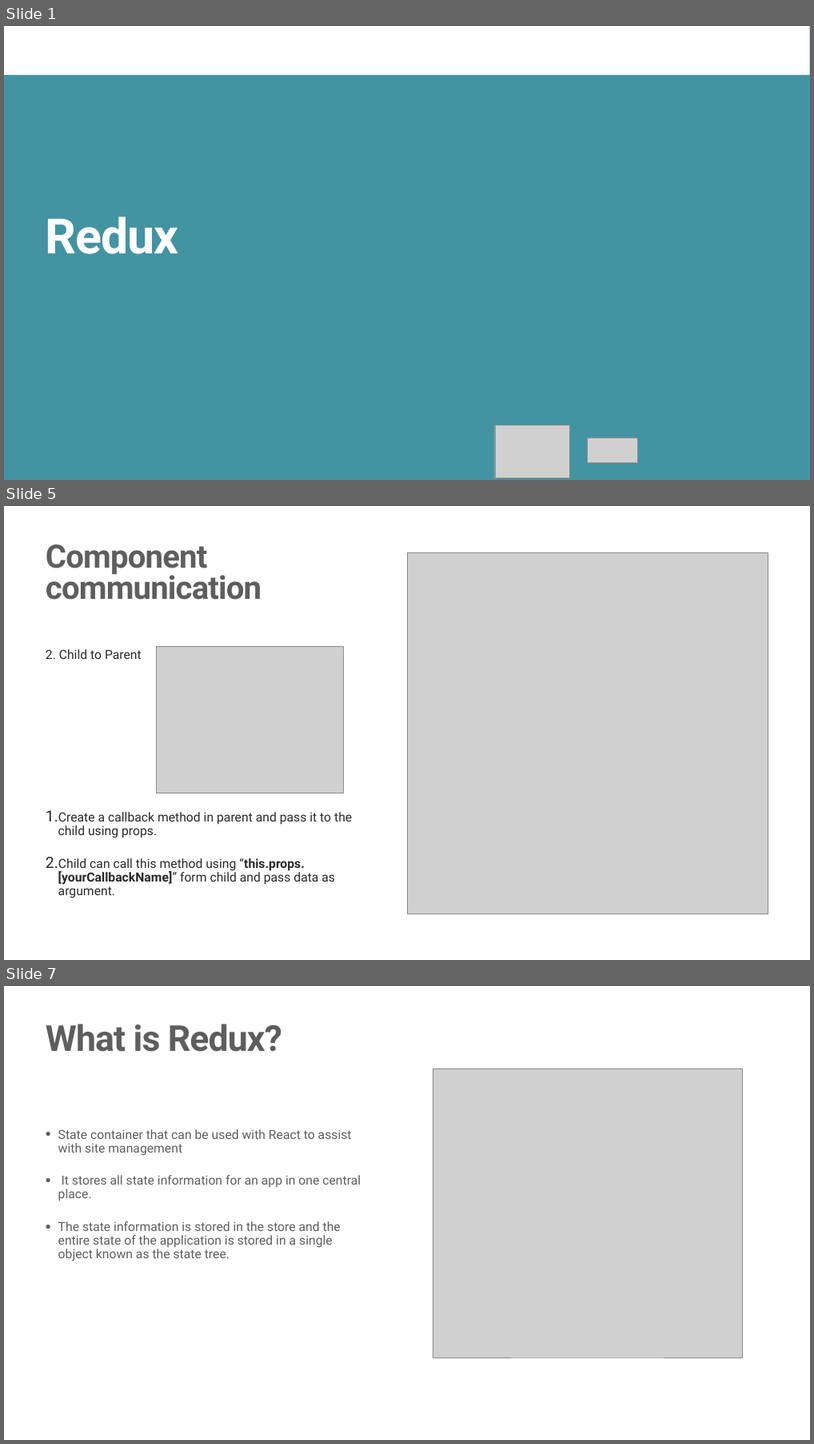
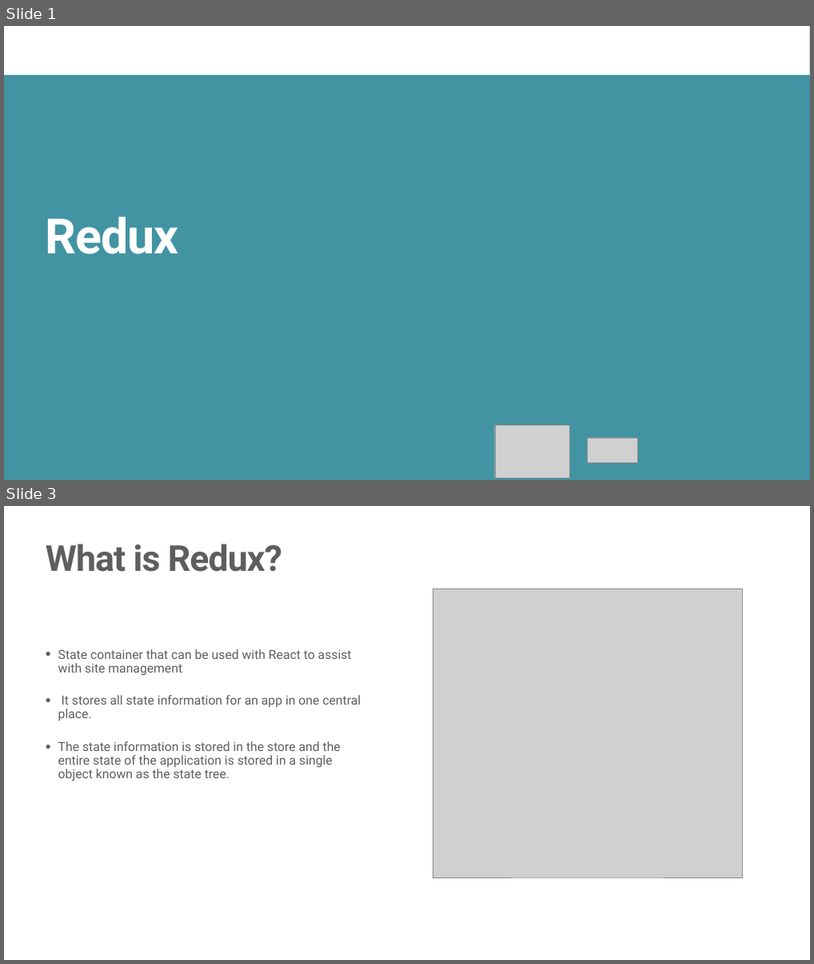
Before and after one commit to JS-RUH-1/React-Lessons, a slide deck: Redux.pptx. Shown one above the other, each under a label of ours: slides 1, 5 and 7 before the commit, slides 1 and 3 after it; the slides between them are not shown. The pictures are 814x1444 and 814x964 pixels, drawn with LibreOffice and Linux fonts; fonts in the diff are those of the drawing; grey boxes stand for pictures; background and template pictures are left out. Boxes give left, top, right and bottom in pixels: in the first picture for what was removed or moved away, otherwise in the second. Text is boxed around its words. In the diff, an @@ line names an element or a change of style, - is before the commit and + after.

```diff
--- a/Redux.pptx
+++ b/Redux.pptx
@@ slide 5 removed at (x1=4, y1=506, x2=810, y2=960), background #FFFFFF @@
@@ title removed at (x1=46, y1=544, x2=262, y2=600) @@
-Component
-communication
@@ picture removed at (x1=407, y1=552, x2=768, y2=913) @@
@@ text removed at (x1=46, y1=649, x2=352, y2=898) @@
-2. Child to Parent
-1. Create a callback method in parent and pass it to the child using props.
-2. Child can call this method using “this.props.[yourCallbackName]” form child and pass data as argument.
@@ picture removed at (x1=156, y1=647, x2=343, y2=792) @@
@@ what was slide 7 is now slide 3 @@
```
Also in this commit, not shown: 1 slide changed, 3 slides added, 3 other slides removed, 3 other files.
